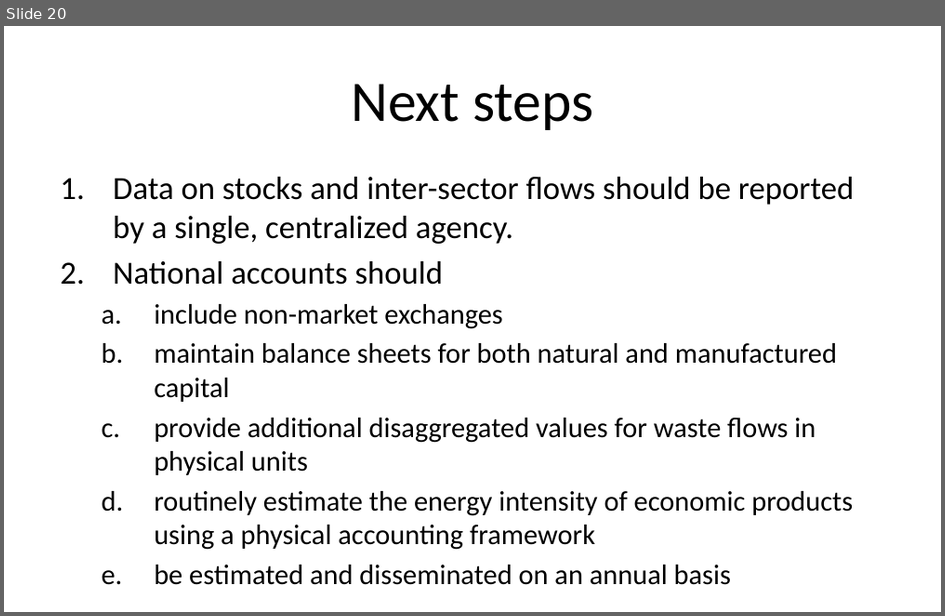
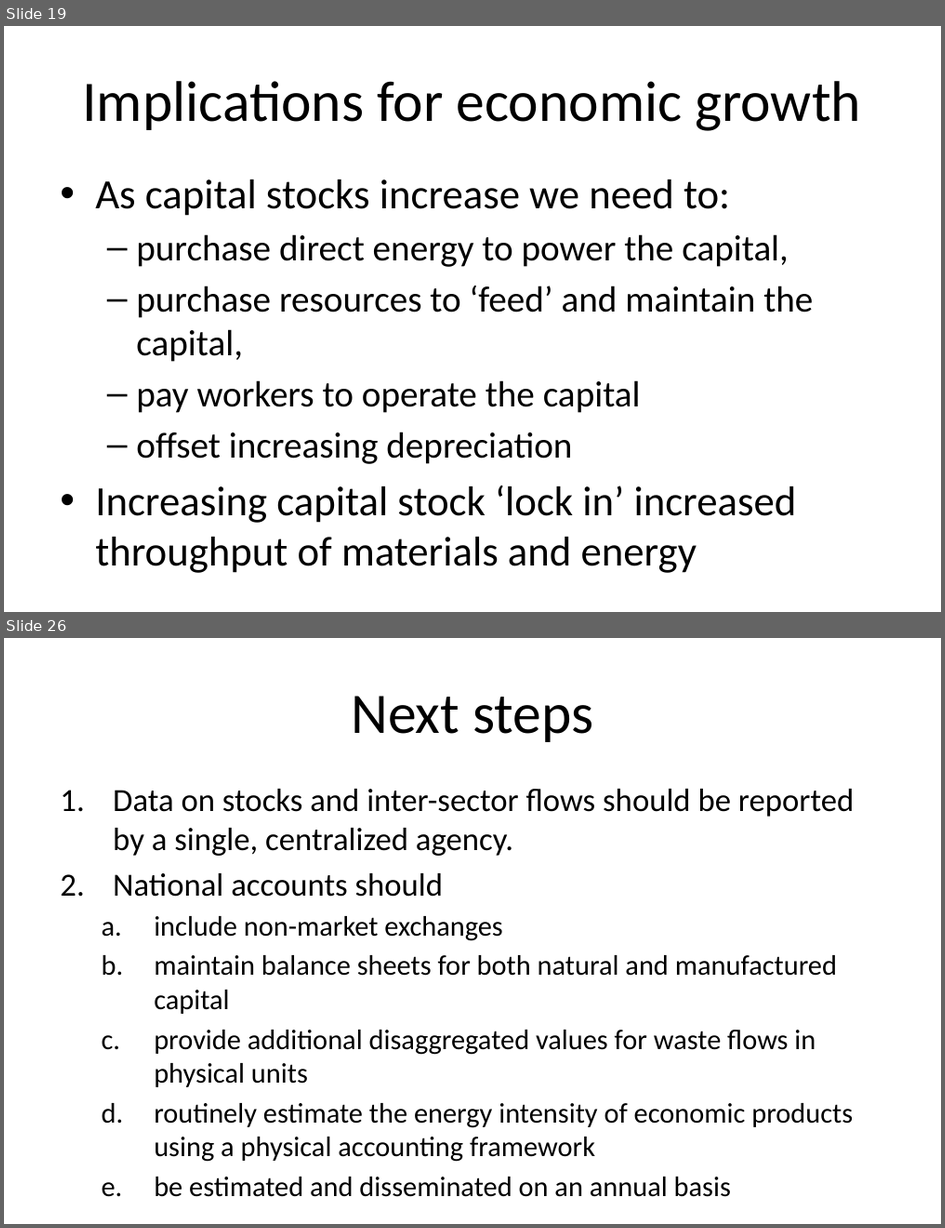
Before and after one commit to MatthewHeun/Dynamic-IO-Modeling, a slide deck: Book_launch/Book_launch_MCD_v2.pptx. Shown one above the other, each under a label of ours: slide 20 before the commit, slides 19 and 26 after it; the slides between them are not shown. The pictures are 945x616 and 945x1228 pixels, drawn with LibreOffice and Linux fonts; fonts in the diff are those of the drawing. Boxes give left, top, right and bottom in pixels: in the first picture for what was removed or moved away, otherwise in the second. Text is boxed around its words. In the diff, an @@ line names an element or a change of style, - is before the commit and + after.

Commit message:
book launch slides with implications

```diff
--- a/Book_launch/Book_launch_MCD_v2.pptx
+++ b/Book_launch/Book_launch_MCD_v2.pptx
@@ slide 19 added at (x1=4, y1=26, x2=941, y2=612), background #FFFFFF @@
@@ title added at (x1=83, y1=81, x2=861, y2=131), 44 pt, text #000000 @@
+Implications for economic growth
@@ text added at (x1=95, y1=179, x2=813, y2=573), 28 pt, text #000000 @@
+• As capital stocks increase we need to:
+  – purchase direct energy to power the capital,
+  – purchase resources to ‘feed’ and maintain the capital,
+  – pay workers to operate the capital
+  – offset increasing depreciation
+• Increasing capital stock ‘lock in’ increased throughput of materials and energy
@@ what was slide 20 is now slide 26 @@
```
Also in this commit, not shown: 4 slides changed, 5 other slides added.
